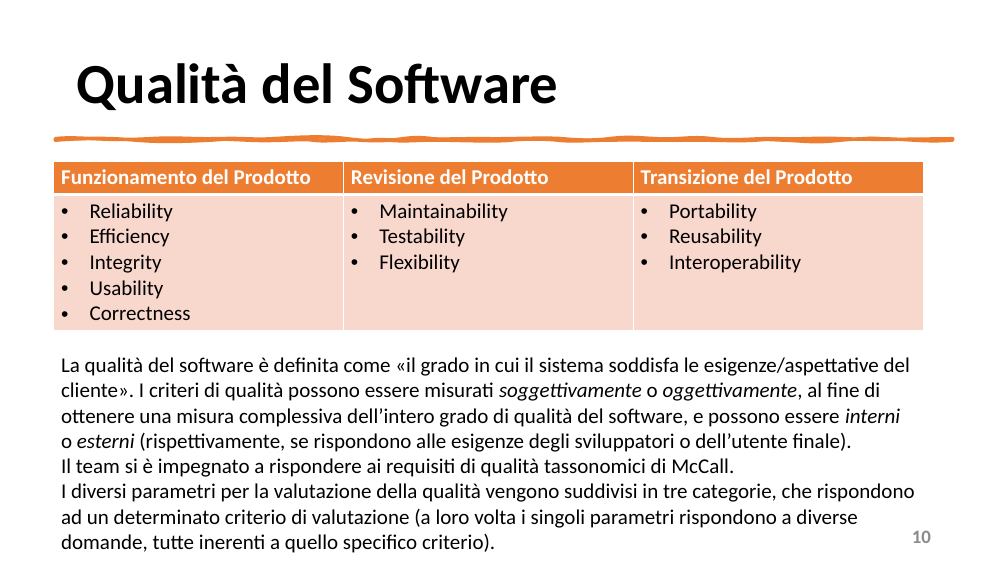
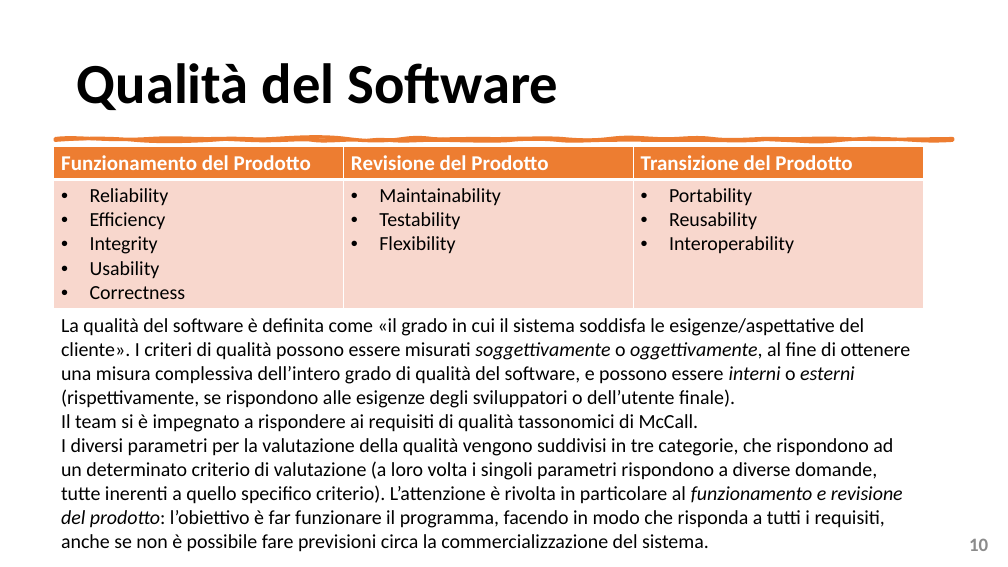
Before and after one commit to mangilimatteo/Progetto_Ingegneria_Software_Cattaneo_Mangili_Saini, a slide deck: slide 10 of Presentazione/Presentazione_Progetto.pptx. Drawn at 1008x567 pixels with LibreOffice and Linux fonts; fonts in the diff are those of the drawing. Boxes give left, top, right and bottom in pixels: in the first picture for what was removed or moved away, otherwise in the second. Text is boxed around its words. In the diff, an @@ line names an element or a change of style, - is before the commit and + after.

```diff
--- a/Presentazione/Presentazione_Progetto.pptx
+++ b/Presentazione/Presentazione_Progetto.pptx
@@ table at (54,147,923,308) @@
@@ size 20 to 19 pt in "Reliability", "Efficiency", "Integrity", "Usability" and 7 more places @@
@@ table: place and size @@
-table at (54,161,923,327)
+table at (54,147,923,308)
@@ text "La qualità del software è ...": place and size @@
-text "La qualità del software è ..." at (61,357,915,553)
+text "La qualità del software è ..." at (61,318,911,552)
@@ text at (61,318,911,432): size 20 to 19 pt in "La qualità del software è definita come ...", "Il team si è impegnato a rispondere ..." @@
@@ text at (61,438,903,552): text changed; size 20 to 19 pt @@
-I diversi parametri per la valutazione della qualità vengono suddivisi in tre categorie, che rispondono ad un determinato criterio di valutazione (a loro volta i singoli parametri rispondono a diverse domande, tutte inerenti a quello specifico criterio).
+I diversi parametri per la valutazione della qualità vengono suddivisi in tre categorie, che rispondono ad un determinato criterio di valutazione (a loro volta i singoli parametri rispondono a diverse domande, tutte inerenti a quello specifico criterio). L’attenzione è rivolta in particolare al funzionamento e revisione del prodotto: l’obiettivo è far funzionare il programma, facendo in modo che risponda a tutti i requisiti, anche se non è possibile fare previsioni circa la commercializzazione del sistema.
@@ page number: place and size @@
-page number at (912,531,931,543)
+page number at (969,538,988,551)
```
Also in this commit, not shown: 14 other slides changed.
